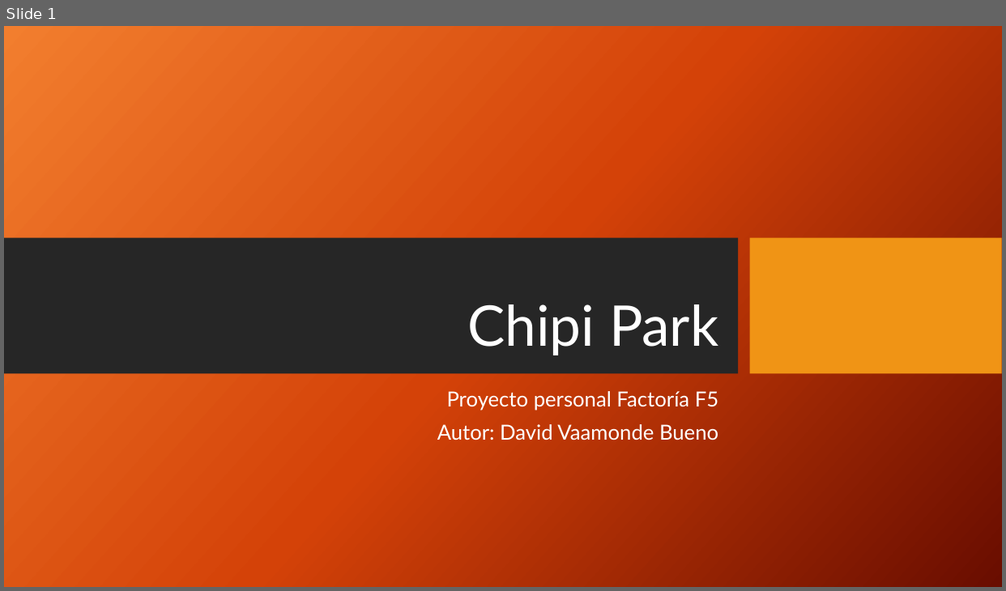
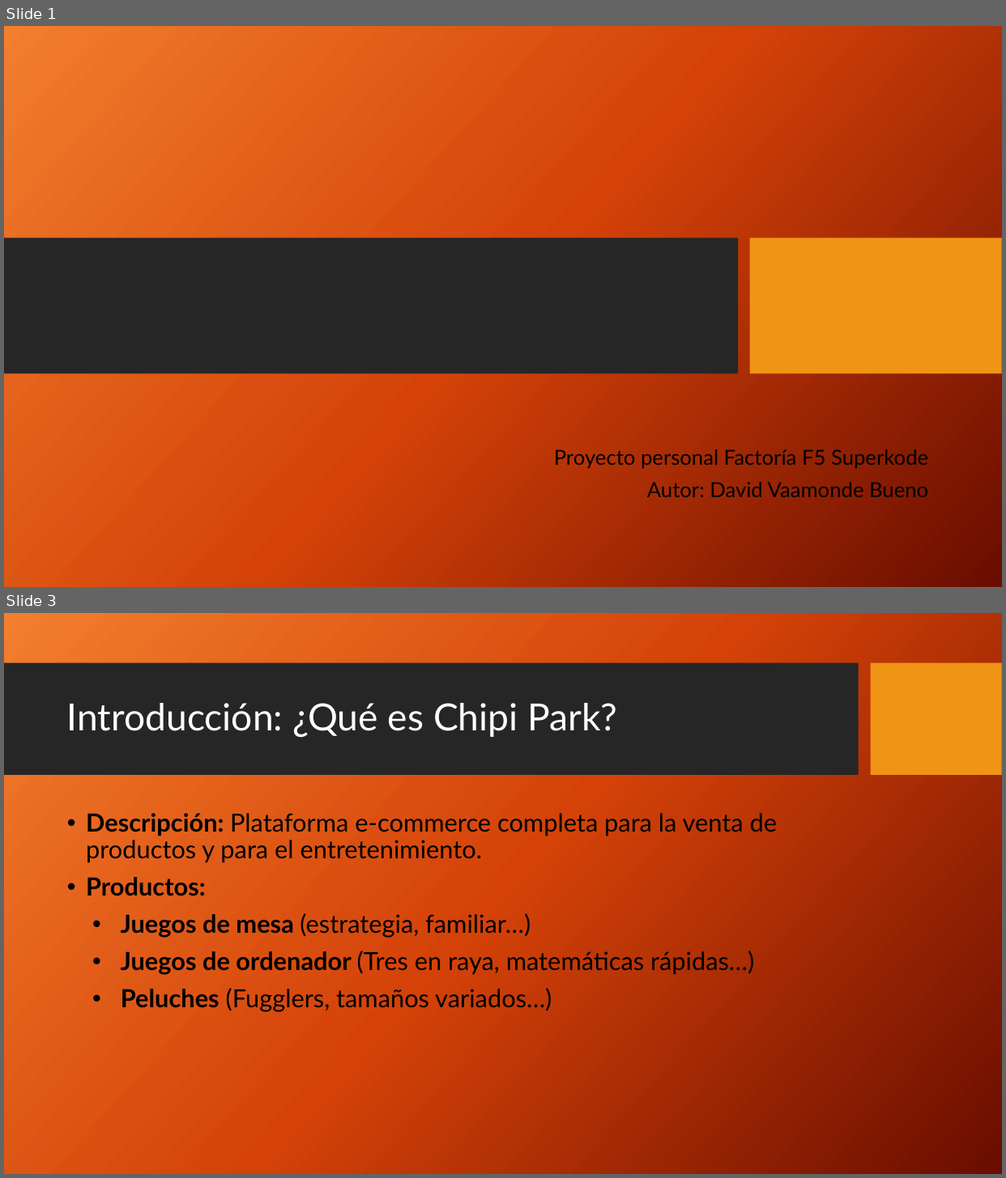
Before and after one commit to DavidLapi/Chipi-Park, a slide deck: Documentation/Chipi Park.pptx. Shown one above the other, each under a label of ours: slide 1 before the commit, slides 1 and 3 after it; the slides between them are not shown. The pictures are 1006x591 and 1006x1178 pixels, drawn with LibreOffice and Linux fonts; fonts in the diff are those of the drawing; background and template pictures are left out. Boxes give left, top, right and bottom in pixels: in the first picture for what was removed or moved away, otherwise in the second. Text is boxed around its words. In the diff, an @@ line names an element or a change of style, - is before the commit and + after.

```diff
--- a/Documentation/Chipi Park.pptx
+++ b/Documentation/Chipi Park.pptx
@@ slide 3 added at [4, 613, 1002, 1174], background picture (left out) @@
@@ rectangle added at [4, 663, 859, 776], fill #262626 @@
@@ rectangle added at [871, 663, 1002, 776], fill #F09415 @@
@@ title added at [67, 703, 618, 738], 36 pt, text #FFFFFF @@
+Introducción: ¿Qué es Chipi Park?
@@ text added at [86, 813, 778, 1012], 24 pt, text #000000 @@
+• Descripción: Plataforma e-commerce completa para la venta de productos y para el entretenimiento.
+• Productos:
+• Juegos de mesa (estrategia, familiar…)
+• Juegos de ordenador (Tres en raya, matemáticas rápidas…)
+• Peluches (Fugglers, tamaños variados…)
@@ slide 1 changed as well @@
@@ title removed at [467, 305, 718, 356] @@
-Chipi Park
@@ subtitle "Proyecto personal Factoría F5 Superkode": place and size @@
-subtitle "Proyecto personal Factoría F5 Superkode" at [437, 391, 718, 441]
+subtitle "Proyecto personal Factoría F5 Superkode" at [554, 450, 928, 497]
@@ subtitle at [554, 450, 928, 469]: text changed; text colour #FFFFFF to #000000 @@
-Proyecto personal Factoría F5
+Proyecto personal Factoría F5 Superkode
@@ subtitle at [647, 482, 928, 497]: text colour #FFFFFF to #000000 in "Autor: David Vaamonde Bueno" @@
```
Also in this commit, not shown: 26 other slides added, 1 slide removed, 6 other files.
